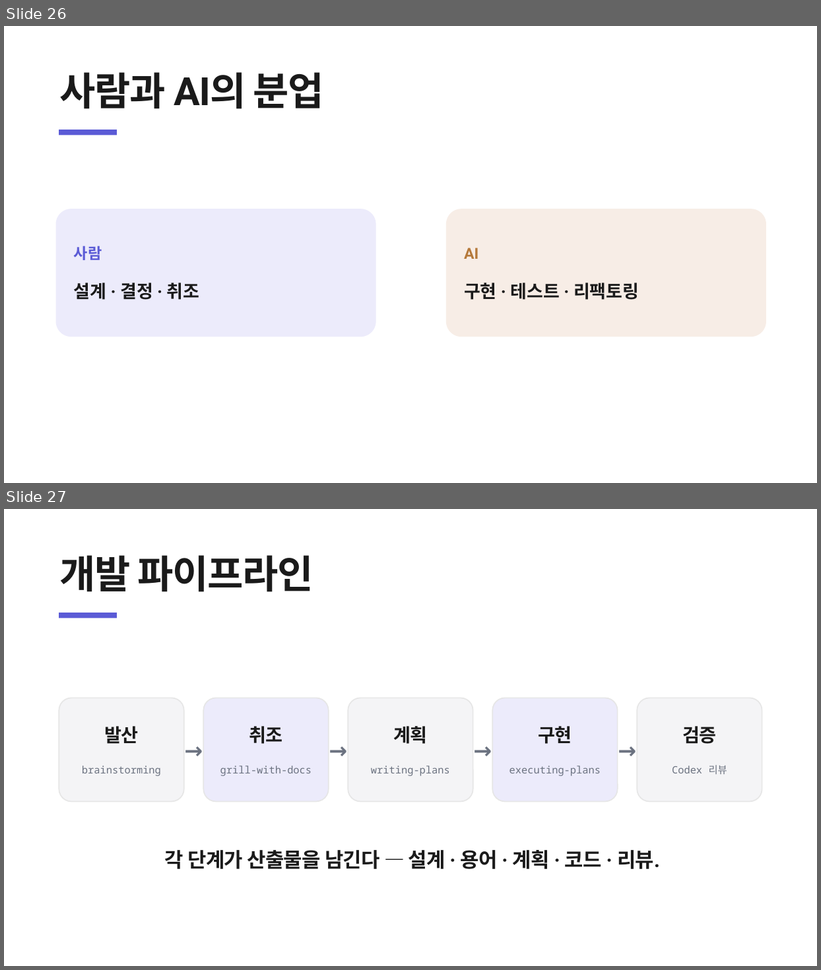
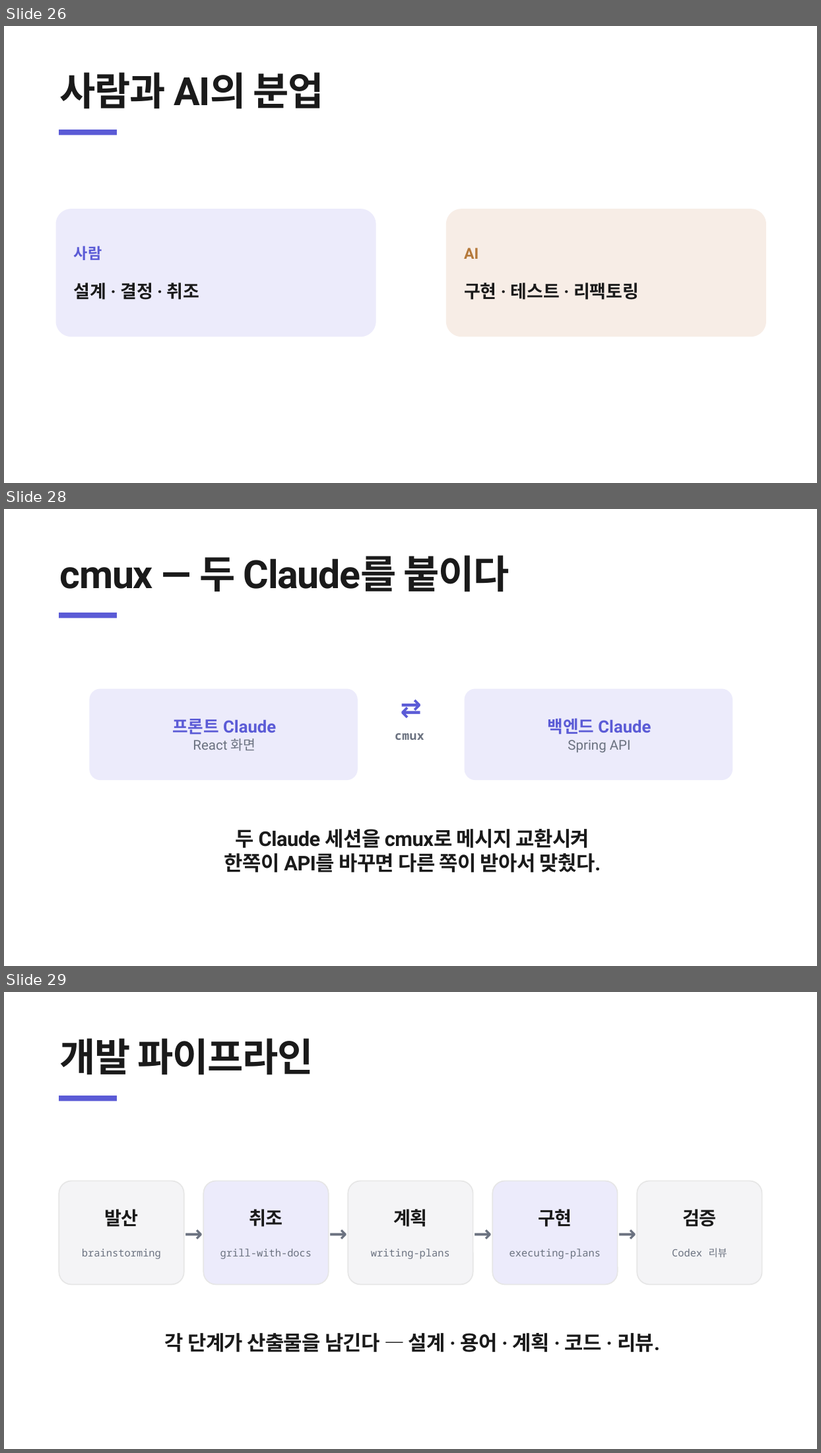
Before and after one commit to heyoonyoon/distributed-programming, a slide deck: docs/presentation/보험발표-figma.pptx. Shown one above the other, each under a label of ours: slides 26 and 27 before the commit, slides 26, 28 and 29 after it; the slides between them are not shown. The pictures are 821x970 and 821x1453 pixels, drawn with LibreOffice and Linux fonts; fonts in the diff are those of the drawing. Boxes give left, top, right and bottom in pixels: in the first picture for what was removed or moved away, otherwise in the second. Text is boxed around its words. In the diff, an @@ line names an element or a change of style, - is before the commit and + after.

```diff
--- a/docs/presentation/보험발표-figma.pptx
+++ b/docs/presentation/보험발표-figma.pptx
@@ slide 28 added at [4,509,817,966], background #FFFFFF @@
@@ text added at [60,555,510,592], 46 pt, text #1A1A1A, bold @@
+cmux — 두 Claude를 붙이다
@@ rectangle added at [59,613,117,618], fill #5B5BD6 @@
@@ text added at [354,683,467,731], 30 pt, text #5B5BD6, bold @@
+⇄
@@ rounded rectangle added at [89,689,358,780], fill #ECEBFB, 20 pt, text #5B5BD6, bold @@
+프론트 Claude
+React 화면
@@ rounded rectangle added at [465,689,733,780], fill #ECEBFB, 20 pt, text #5B5BD6, bold @@
+백엔드 Claude
+Spring API
@@ text added at [395,733,424,740], 14 pt, text #6B7280, bold @@
+cmux
@@ text added at [224,829,601,873], 24 pt, text #1A1A1A, bold @@
+두 Claude 세션을 cmux로 메시지 교환시켜
+한쪽이 API를 바꾸면 다른 쪽이 받아서 맞췄다.
@@ what was slide 27 is now slide 29 @@
```
Also in this commit, not shown: 2 other slides added, 1 other file.
